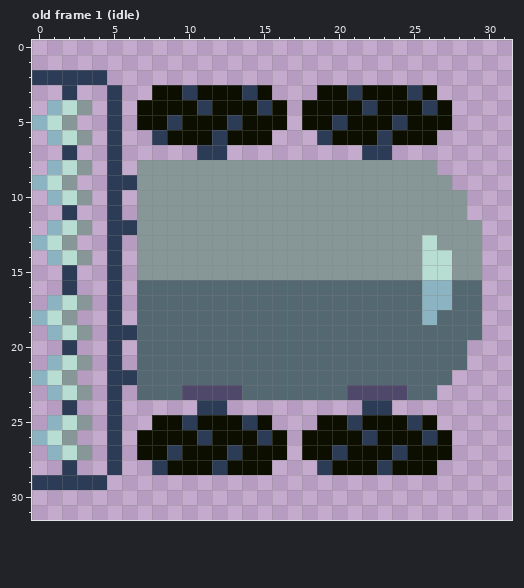
Pixel-art file: aseprite/Truck.aseprite. This is how it looked before the edit.
32x32 pixels, 2 frames. Shown: old frame 1 (idle). The commit also changed other frames, which this record leaves out.
New version:
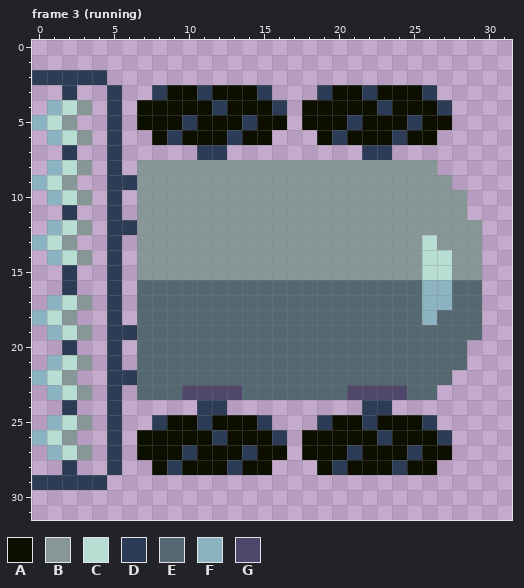
Palette (. is transparent): A #0c0f00  B #879797  C #b8ddd2  D #2d3c56  E #536871  F #8bb3c1  G #50486a
A new or re-ordered frame is compared with the old frame closest to it.
Edits made:
frames 2 -> 5
Frame 3 (running) is new; against old frame 1 (idle), layer "tires":
y 3: x 8 A -> D; x 10..11 DA -> AD; x 14..15 DA -> AD; x 19 A -> D; x 21..22 DA -> AD; x 25..26 DA -> AD
y 4: x 11..12 DA -> AD; x 15..16 DA -> AD; x 22..23 DA -> AD; x 26..27 DA -> AD
y 5: x 9..10 DA -> AD; x 13..14 DA -> AD; x 20..21 DA -> AD; x 24..25 DA -> AD
y 6: x 8..9 DA -> AD; x 12..13 DA -> AD; x 19..20 DA -> AD; x 23..24 DA -> AD
y 25: x 8 A -> D; x 10..11 DA -> AD; x 14..15 DA -> AD; x 19 A -> D; x 21..22 DA -> AD; x 25..26 DA -> AD
y 26: x 11..12 DA -> AD; x 15..16 DA -> AD; x 22..23 DA -> AD; x 26..27 DA -> AD
y 27: x 9..10 DA -> AD; x 13..14 DA -> AD; x 20..21 DA -> AD; x 24..25 DA -> AD
y 28: x 8..9 DA -> AD; x 12..13 DA -> AD; x 19..20 DA -> AD; x 23..24 DA -> AD
Where, in picture pixels (left, top, right, bottom), the same in both pictures:
changed: (152, 85, 452, 145)
changed: (152, 415, 452, 475)
